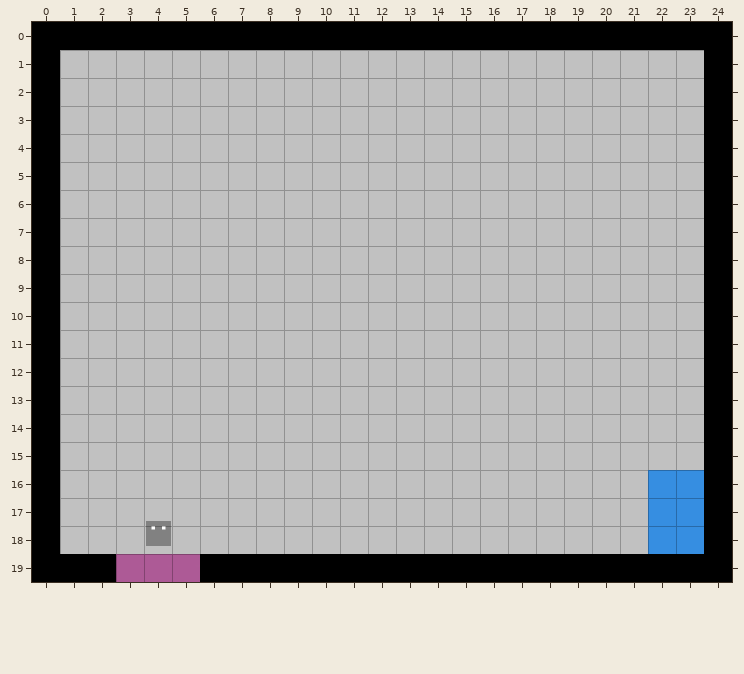
Tiled map (JSON), stored at assets/tilemaps/level.json. This is how it looked before the edit.
Cells are 32x32 px. Shown: x 0..24, y 0..19.
The result:
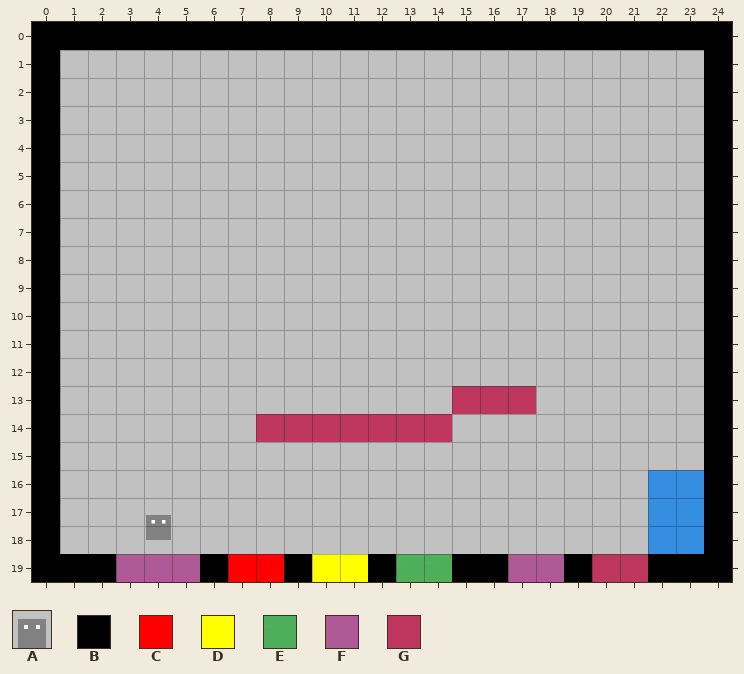
Key: from "hero": A 2; from "tileset01": B 0 "SolidBlock", C 1 "Trampolin", D 2 "InvertGravity", E 4 "MuerteInstantanea", F 5 "SpawnPoint", G 7.
_ is an empty cell.
Objects are placed by their top-left corner, in cells (3,4 is the top-left corner of cell 3,4); size is 1x1 cell unless given.
Tiles replaced or removed in this view: B.
Change:
Changed rows in their new state; . is an unchanged cell.
Layer "layer01":
first column x 7:
19 CC.DD.EE..FF.GG
Layer "layer02":
first column x 8:
13 .......GGG
14 GGGGGGG...
Layer "Objects":
changed: A "Spawn Point" at 3.9,17.6 size 1.2x1.2 -> A "Spawn Point" at 3.9,17.3 size 1.2x1.2
Boxes around the changes in both pictures, in picture pixels (x1, y1, x2, y2):
added: (256, 386, 536, 442)
changed: (146, 515, 171, 546)
changed: (228, 554, 284, 582)
changed: (312, 554, 368, 582)
changed: (396, 554, 452, 582)
changed: (508, 554, 564, 582)
changed: (592, 554, 648, 582)
